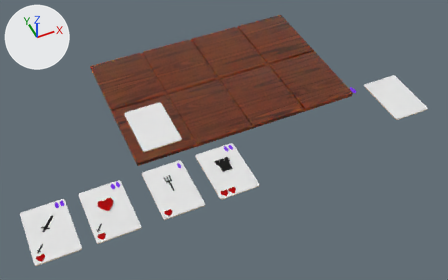
Renders of the Blender file blender/card-game.blend from each side of a commit.
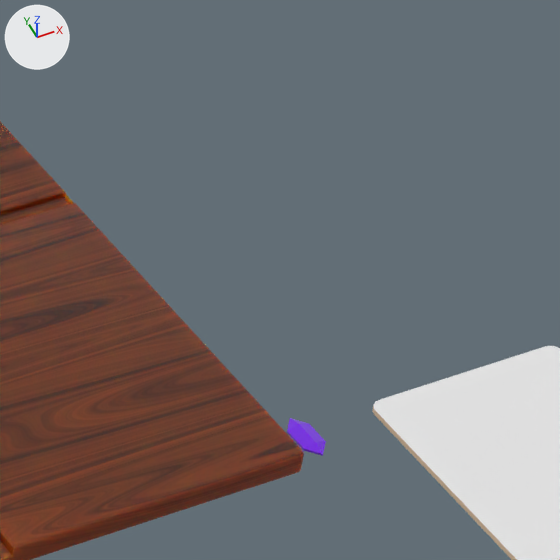
Each version appears first whole from a camera (50 mm lens) standing at (-10.54, -23.68, 21.85) and looking at (-1.12, -3.17, -1.04), and next in a close-up on the part from 68% to 88% of the width and 7% to 39% of the height. The lights are fixed; the arrows at upper left show +X, +Y and +Z.

The first close-up shows 'Board', 'Card.002', 'Gem'.
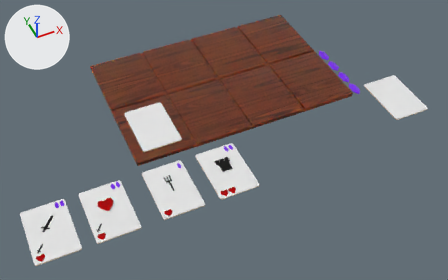
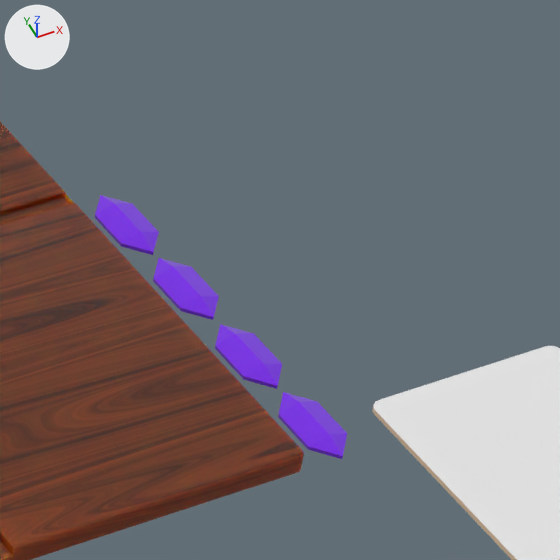
What differs and where, as boxes [x1, y1, x2, y2] in the close-ups (560 x 560 px):
'Gem', moved, rescaled (75% wider, 74% taller)
    before: [287, 418, 326, 456]
    after: [278, 392, 347, 459]
'Gem.008', added (purple)
    after: [215, 324, 282, 389]
'Gem.009', added (purple)
    after: [153, 258, 219, 320]
'Gem.010', added (purple)
    after: [95, 195, 159, 255]

The edits, one by one:
Object 'Gem' (ob_gem) moves from (6.221, -3.689, 0.047) to (6.364, -3.573, 0.0).
Object 'Gem' (ob_gem) is rescaled from (1.0, 1.0, 1.0) to (1.79, 1.79, 1.79).
Object 'Gem.010' (ob_gem_010) is new; it shows me_cube_005.
Its location is (6.364, -0.428, 0.0).
Its scale is (1.79, 1.79, 1.79).
It gains a MIRROR modifier named 'Mirror'.
Modifier setting: use_axis = (True, True, False).
Modifier setting: use_clip = True.
Object 'Gem.009' (ob_gem_009) is new; it shows me_cube_005.
Its location is (6.364, -1.47, 0.0).
Its scale is (1.79, 1.79, 1.79).
It gains a MIRROR modifier named 'Mirror'.
Modifier setting: use_axis = (True, True, False).
Modifier setting: use_clip = True.
Object 'Gem.008' (ob_gem_008) is new; it shows me_cube_005.
Its location is (6.364, -2.531, 0.0).
Its scale is (1.79, 1.79, 1.79).
It gains a MIRROR modifier named 'Mirror'.
Modifier setting: use_axis = (True, True, False).
Modifier setting: use_clip = True.
